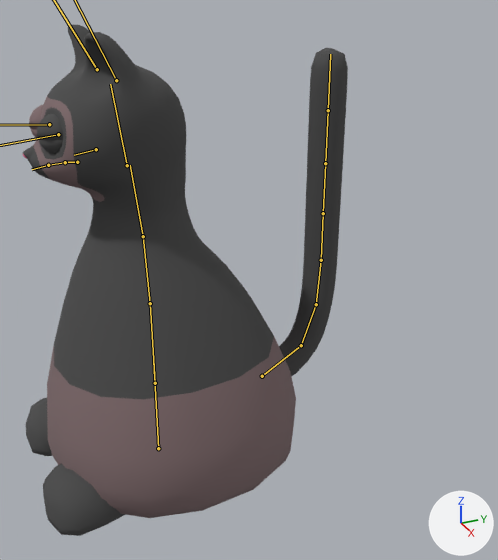
Two versions of the FBX model ludum-dare-48/Assets/Models/cat.fbx, one commit apart.
One viewpoint serves both versions: a 50 mm camera at (4.06, -1.09, 3.27) aimed at (0.1, 0.69, 1.29). The lights are fixed; the arrows at lower right show +X, +Y and +Z. The bones that bend it are drawn over the model as lines.

Objects in the first picture: 'Cat'.
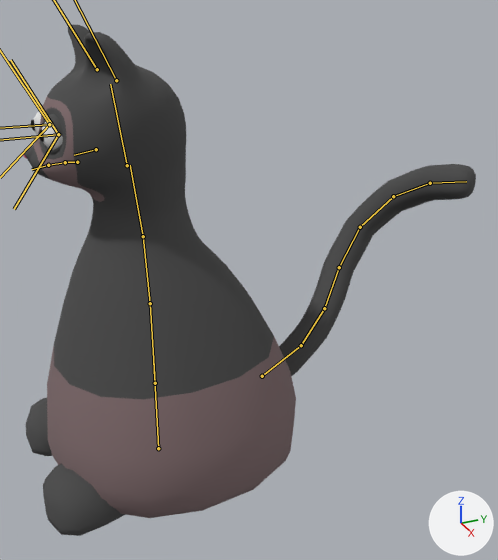
The newer file adds an action. The first version stands in its rest pose; the second is drawn at frame 1 of the action 'Skeleton|Blink'.

Changed parts and their boxes [x1, y1, x2, y2] in the pictures (498 x 560 px):
'Cat', posed (39% wider): before [23, 25, 348, 536]; after [23, 25, 476, 536]
bone 'tail.001', root to tip: before (301, 345) to (316, 304); after (301, 345) to (324, 308)
bone 'tail.002', root to tip: before (316, 304) to (321, 260); after (324, 308) to (339, 267)
bone 'tail.003', root to tip: before (321, 260) to (323, 213); after (339, 267) to (360, 227)
bone 'tail.004', root to tip: before (323, 213) to (325, 163); after (360, 227) to (393, 196)
bone 'tail.005', root to tip: before (325, 163) to (328, 110); after (393, 196) to (430, 183)
bone 'tail.006', root to tip: before (328, 110) to (330, 54); after (430, 183) to (466, 181)

The edits, one by one:
Bone 'eye.r' (bone_eye_r) turns from (0, 0, 0) to (0, 0, -20) degrees about its own x, y and z.
Bone 'eye.l' (bone_eye_l) turns from (0, 0, 0) to (0, 0, 20) degrees about its own x, y and z.
Bone 'eyelid.up.r' (bone_eyelid_up_r) turns from (0, 0, 0) to (62, -12, -12) degrees about its own x, y and z.
Bone 'eyelid.up.l' (bone_eyelid_up_l) turns from (0, 0, 0) to (62, 12, 12) degrees about its own x, y and z.
Bone 'eyelid.down.r' (bone_eyelid_down_r) turns from (0, 0, 0) to (-44, 8, 1) degrees about its own x, y and z.
Bone 'eyelid.down.l' (bone_eyelid_down_l) turns from (0, 0, 0) to (-44, -8, -1) degrees about its own x, y and z.
Bone 'tail.001' (bone_tail_001) turns from (0, 0, 0) to (-28, -7, 22) degrees about its own x, y and z.
Bone 'tail.002' (bone_tail_002) turns from (0, 0, 0) to (-5, -2, 7) degrees about its own x, y and z.
Bone 'tail.003' (bone_tail_003) turns from (0, 0, 0) to (-6, 5, -17) degrees about its own x, y and z.
Bone 'tail.004' (bone_tail_004) turns from (0, 0, 0) to (-2, 11, -35) degrees about its own x, y and z.
Bone 'tail.005' (bone_tail_005) turns from (0, 0, 0) to (5, 8, -30) degrees about its own x, y and z.
Bone 'tail.006' (bone_tail_006) turns from (0, 0, 0) to (5, 2, -16) degrees about its own x, y and z.
